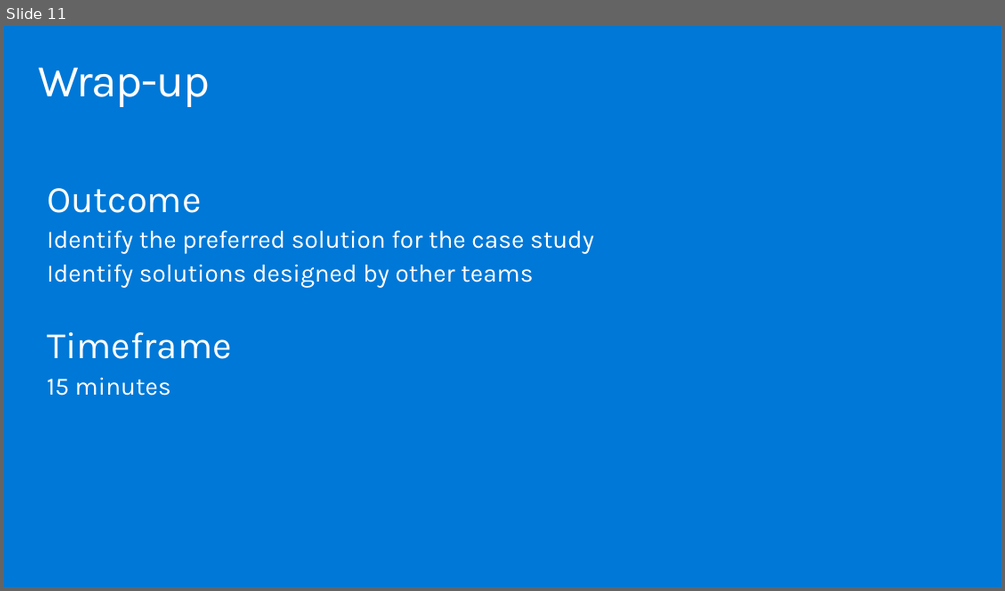
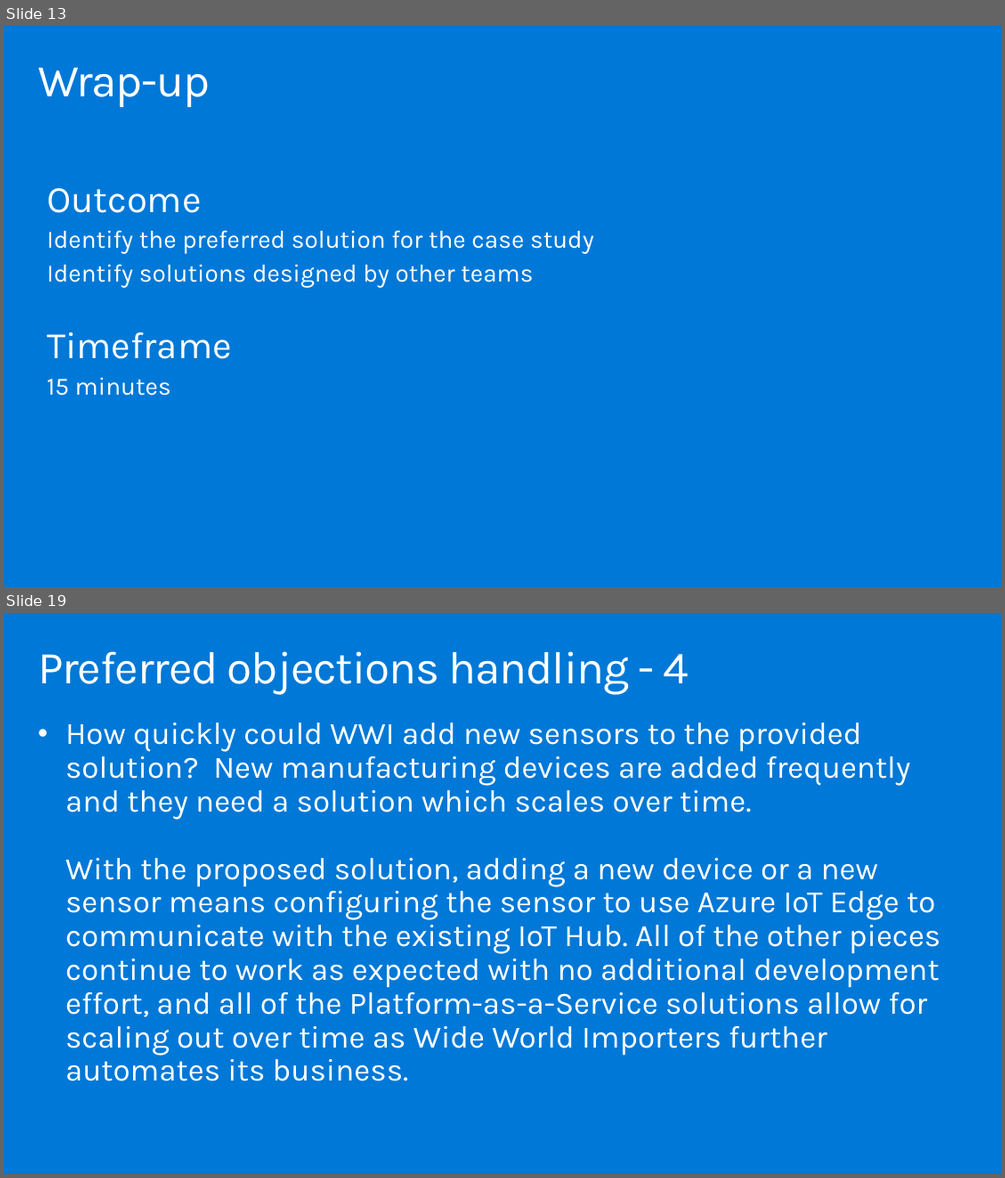
Before and after one commit to solliancenet/MCW-innovate-modernize-apps-with-data-ai, a slide deck: Whiteboard design session/WDS trainer presentation - Innovate and Modernize Apps with Data and AI.pptx. Shown one above the other, each under a label of ours: slide 11 before the commit, slides 13 and 19 after it; the slides between them are not shown. The pictures are 1005x591 and 1005x1178 pixels, drawn with LibreOffice and Linux fonts; fonts in the diff are those of the drawing. Boxes give left, top, right and bottom in pixels: in the first picture for what was removed or moved away, otherwise in the second. Text is boxed around its words. In the diff, an @@ line names an element or a change of style, - is before the commit and + after.

```diff
--- a/Whiteboard design session/WDS trainer presentation - Innovate and Modernize Apps with Data and AI.pptx
+++ b/Whiteboard design session/WDS trainer presentation - Innovate and Modernize Apps with Data and AI.pptx
@@ slide 19 added at box(4, 613, 1001, 1174), background #0078D7 @@
@@ title added at box(38, 651, 688, 694), 44.1 pt, text #FFFFFF @@
+Preferred objections handling - 4
@@ text added at box(65, 722, 940, 1081), 30 pt, text #FFFFFF @@
+• How quickly could WWI add new sensors to the provided solution? New manufacturing devices are added frequently and they need a solution which scales over time.
+  With the proposed solution, adding a new device or a new sensor means configuring the sensor to use Azure IoT Edge to communicate with the existing IoT Hub. All of the other pieces continue to work as expected with no additional development effort, and all of the Platform-as-a-Service solutions allow for scaling out over time as Wide World Importers further automates its business.
@@ what was slide 11 is now slide 13 @@
```
Also in this commit, not shown: 1 slide changed, 14 other slides added, 19 slides removed, 1 other file.
